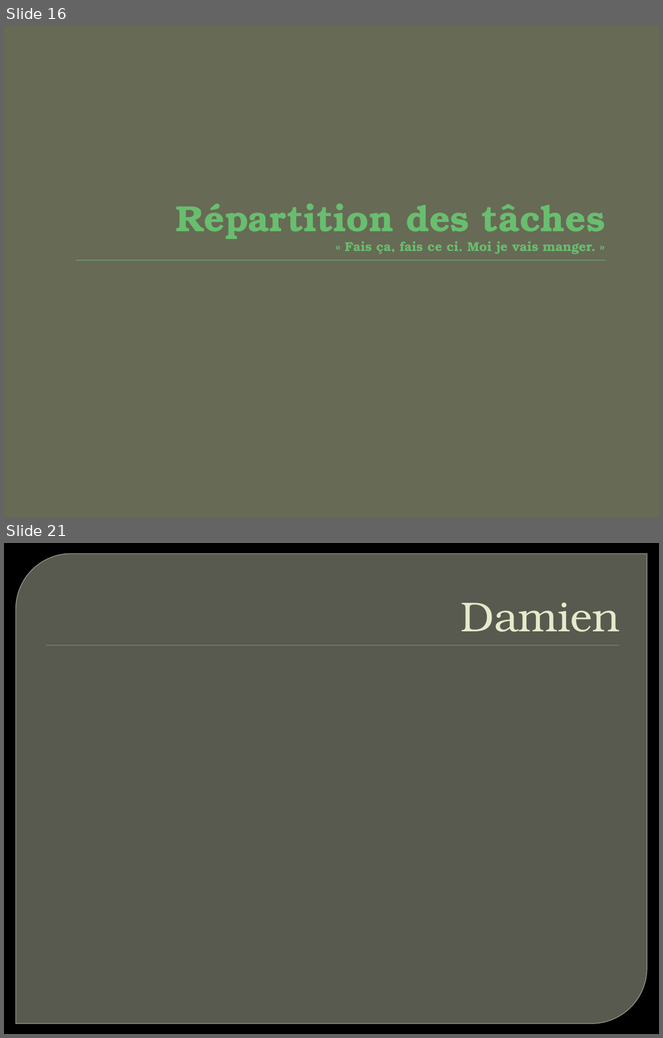
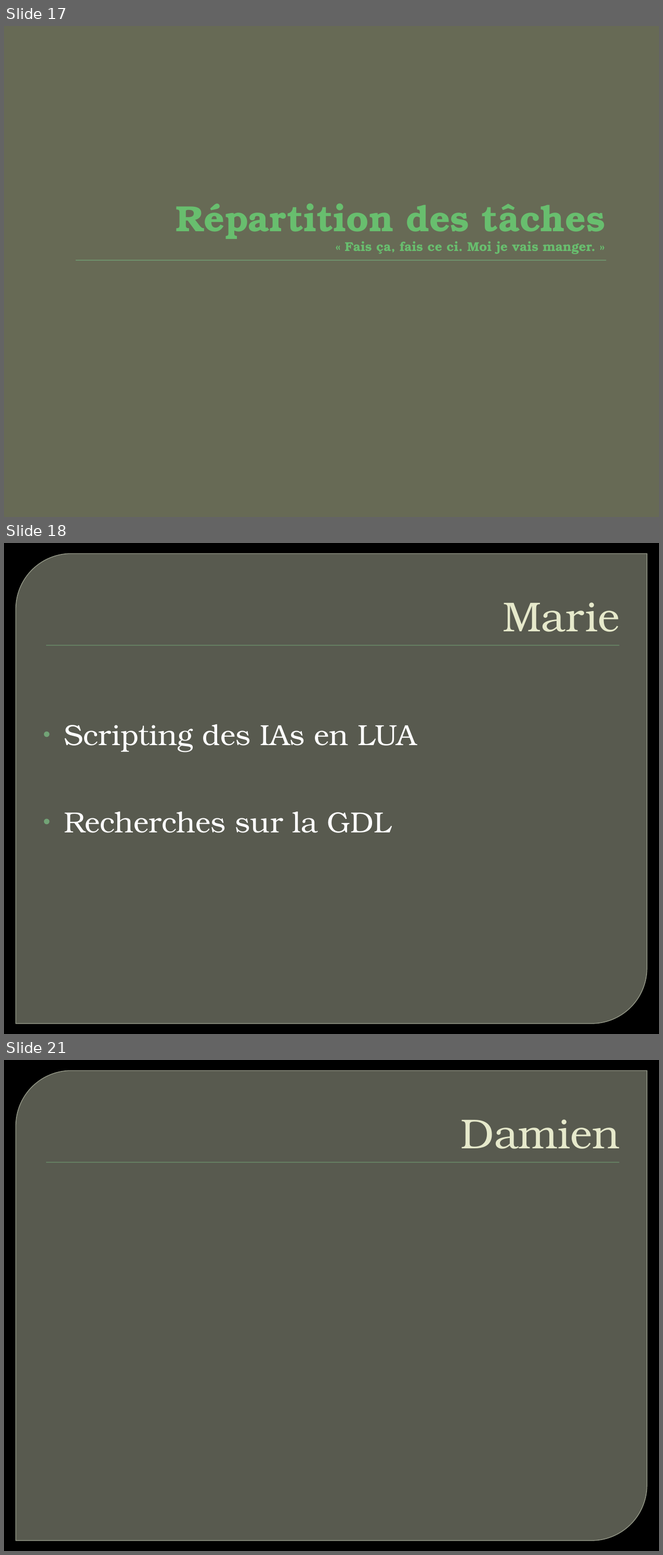
Before and after one commit to Raphy/bomberman, a slide deck: Bomberman - Présentation.pptx. Shown one above the other, each under a label of ours: slides 16 and 21 before the commit, slides 17, 18 and 21 after it; the slides between them are not shown. The pictures are 663x1038 and 663x1555 pixels, drawn with LibreOffice and Linux fonts; fonts in the diff are those of the drawing; background and template pictures are left out. Boxes give left, top, right and bottom in pixels: in the first picture for what was removed or moved away, otherwise in the second. Text is boxed around its words. In the diff, an @@ line names an element or a change of style, - is before the commit and + after.

```diff
--- a/Bomberman - Présentation.pptx
+++ b/Bomberman - Présentation.pptx
@@ slide 18 added at [4, 543, 659, 1034], background picture (left out); not listed: 2 template elements that a slide beside it also shows @@
@@ title added at [503, 602, 620, 632], 46 pt, text #E7EACB @@
+Marie
@@ text added at [64, 724, 417, 833], 32 pt, text #FFFFFF @@
+• Scripting des IAs en LUA
+• Recherches sur la GDL
@@ what was slide 16 is now slide 17 @@
```
Also in this commit, not shown: 2 slides changed, 4 other slides added, 4 slides removed.
